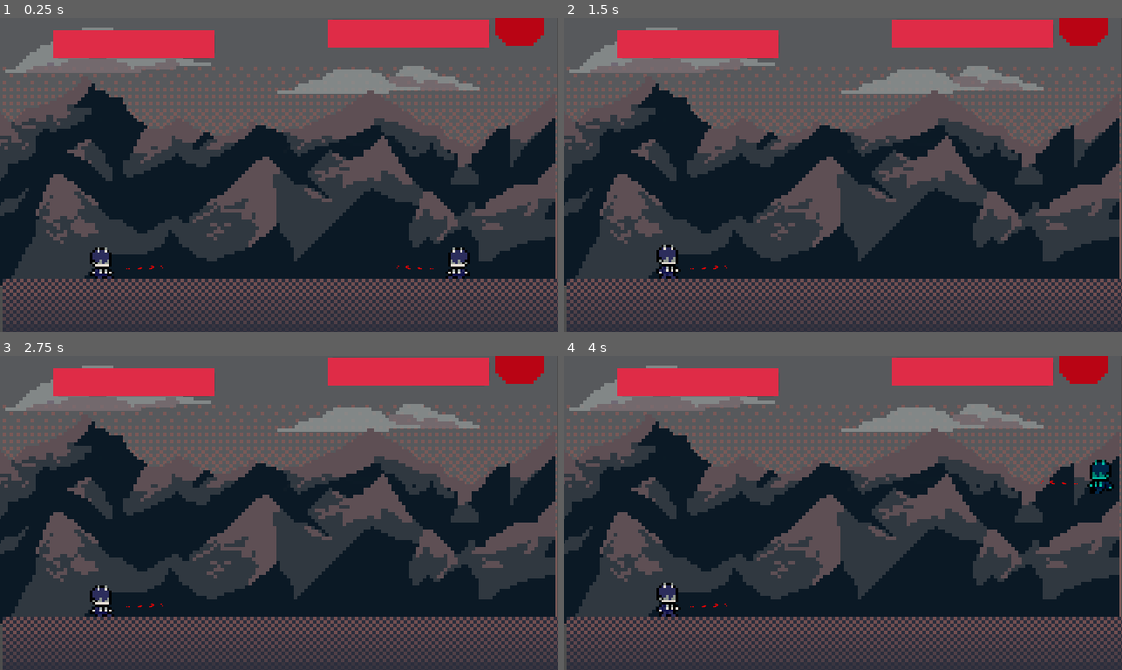
Above: before the commit, frames 1-4 (two rows, left to right).
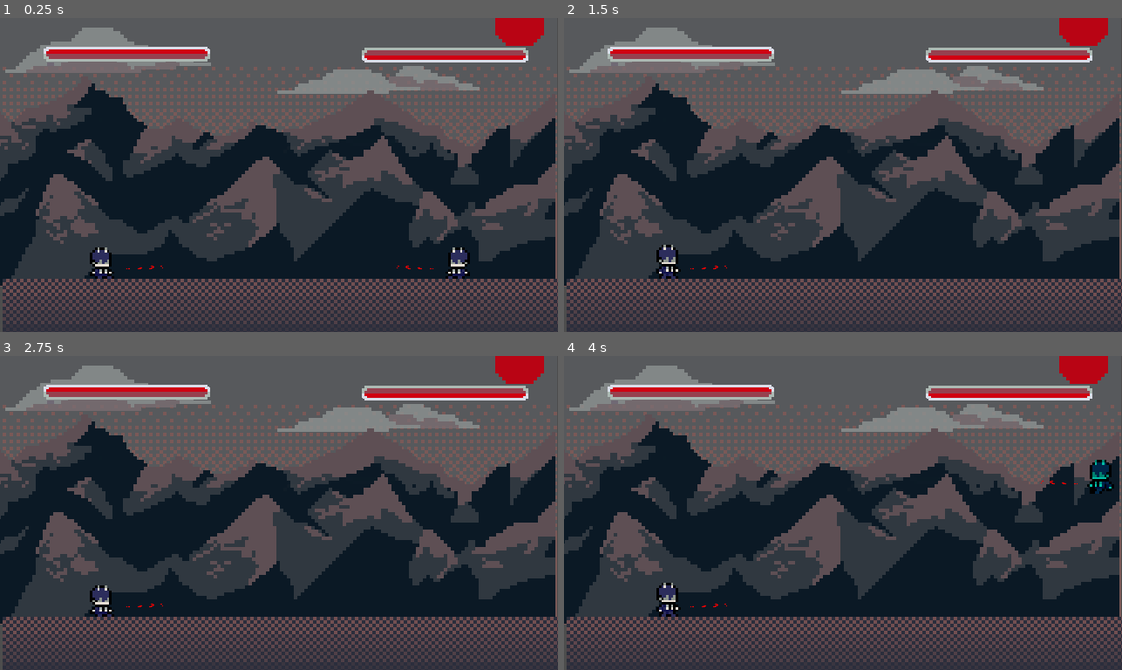
Above: after the commit, the same moments.

Repository: lucasmcclean/project-foxtrot-black-trigger-watchtower-omega
Game: Godot game, scene res://main.tscn
The game is run twice, just before and just after one commit, with the same random seed, the same clock (stepped at 60 frames per second) and the same inputs.
Inputs:
- Up to frame 1 (0.25 s): no input
- Up to frame 2 (1.5 s): tap Enter at 0.5 s; hold D (move_right) 0.53-1.28 s; tap S (crouch) at 0.6 s; tap W (jump) at 0.77 s; hold Insert (move_down) from 1.28 s (still down); tap Space (flash_step) at 1.35 s
- Up to frame 3 (2.75 s): tap W (jump) at 1.52 s; release Insert (move_down) at 2.03 s; hold D (move_right) from 2.03 s (still down); tap E (kick) at 2.1 s
- Up to frame 4 (4 s): release D (move_right) at 2.78 s; hold Page Up (move_up) 2.78-3.53 s; tap Q (punch) at 2.85 s; tap W (jump) at 3.02, 3.77 s; tap Space (flash_step) at 3.5 s; hold A (move_left) from 3.53 s (still down); tap S (crouch) at 3.6 s

The runs differ from the first frame. In frame 1, 6.9% of the frame differs, in the area x 7-95%, y 0-15%; in frame 2, 6.9%; in frame 3, 6.9%; in frame 4, 6.9%.

Commit message:
Fixed particle color

Diff:
--- /dev/null
+++ b/project-foxtrot-black-trigger-watchtower-omega/assets/HPBARATLAS.tres
@@ -0,0 +1,7 @@
+[gd_resource type="AtlasTexture" load_steps=2 format=3 uid="uid://b1q61ke6q21ei"]
+
+[ext_resource type="Texture2D" uid="uid://bxhxopmfdpltx" path="res://assets/FULL HP BAR.png" id="1_cygho"]
+
+[resource]
+atlas = ExtResource("1_cygho")
+region = Rect2(14.156204, 14.739449, 281.85345, 37.176987)
--- /dev/null
+++ b/project-foxtrot-black-trigger-watchtower-omega/assets/HPFULLBARATLAS.tres
@@ -0,0 +1,7 @@
+[gd_resource type="AtlasTexture" load_steps=2 format=3 uid="uid://crwm7q3wpdhdf"]
+
+[ext_resource type="Texture2D" uid="uid://c6hfjjoxbfbl7" path="res://assets/EMPTY HP BAR.png" id="1_dglen"]
+
+[resource]
+atlas = ExtResource("1_dglen")
+region = Rect2(14.156204, 14.739449, 281.85345, 37.176987)
--- a/project-foxtrot-black-trigger-watchtower-omega/health_bar_eeg.gd
+++ b/project-foxtrot-black-trigger-watchtower-omega/health_bar_eeg.gd
@@ -1,4 +1,4 @@
-extends ProgressBar
+extends TextureProgressBar
 
 @export var player: Player
 @onready var particles: GPUParticles2D = $GlowParticle
@@ -14,8 +14,7 @@
 	if player.health < last_health:
 		particles.restart()
 		particles.emitting = true
-
-	var tween: Tween = get_tree().create_tween()
-	tween.tween_property(self, "value", player.health, 0.2)
+	value = player.health
 
 	last_health = player.health
+	print(value)
--- a/project-foxtrot-black-trigger-watchtower-omega/health_bar_local.gd
+++ b/project-foxtrot-black-trigger-watchtower-omega/health_bar_local.gd
@@ -1,4 +1,4 @@
-extends ProgressBar
+extends TextureProgressBar
 
 @export var player: Player
 @onready var particles: GPUParticles2D = $GlowParticle
--- a/project-foxtrot-black-trigger-watchtower-omega/main.tscn
+++ b/project-foxtrot-black-trigger-watchtower-omega/main.tscn
@@ -7,15 +7,13 @@
 [ext_resource type="Resource" uid="uid://c71hxi52tpg2r" path="res://player/player_inputs/local_player_input.tres" id="3_7mycd"]
 [ext_resource type="Script" uid="uid://cbecrk3miq2is" path="res://player/controller/eeg_controller.gd" id="4_lquwl"]
 [ext_resource type="Resource" uid="uid://611yuv78cv3m" path="res://player/player_inputs/eeg_player_input.tres" id="5_272bh"]
-[ext_resource type="Script" uid="uid://dyknlw5lm13aj" path="res://health_bar_local.gd" id="8_kek77"]
+[ext_resource type="Texture2D" uid="uid://crwm7q3wpdhdf" path="res://assets/HPFULLBARATLAS.tres" id="5_yaehf"]
+[ext_resource type="Texture2D" uid="uid://b1q61ke6q21ei" path="res://assets/HPBARATLAS.tres" id="6_yaehf"]
 [ext_resource type="Script" uid="uid://dhy7ioayo4wtn" path="res://health_bar_eeg.gd" id="9_4c57u"]
 [ext_resource type="Texture2D" uid="uid://7rntmpnjtitn" path="res://assets/MOUNTAIN.png" id="10_efxa6"]
 [ext_resource type="Texture2D" uid="uid://5hewunhne21n" path="res://assets/FLOOR .png" id="11_dg77c"]
 [ext_resource type="Texture2D" uid="uid://cc1k6ngqfc64k" path="res://assets/SUN.png" id="13_w48qg"]
 [ext_resource type="Texture2D" uid="uid://b2k2ysa4qy7js" path="res://assets/CLOUDS.png" id="14_w48qg"]
-
-[sub_resource type="StyleBoxFlat" id="StyleBoxFlat_efxa6"]
-bg_color = Color(0.87365526, 0.17387769, 0.27908936, 1)
 
 [sub_resource type="ParticleProcessMaterial" id="ParticleProcessMaterial_kek77"]
 lifetime_randomness = 0.32
@@ -26,7 +24,7 @@
 gravity = Vector3(0, 98, 0)
 scale_min = 2.0
 scale_max = 3.0
-color = Color(0.8550397, 0.27846763, 0.44767332, 1)
+color = Color(0.79607844, 0, 0.07058824, 1)
 
 [sub_resource type="RectangleShape2D" id="RectangleShape2D_0xm2m"]
 size = Vector2(1153, 20)
@@ -52,52 +50,50 @@
 
 [node name="HUD" type="CanvasLayer" parent="."]
 
-[node name="HealthBarLocal" type="ProgressBar" parent="HUD" node_paths=PackedStringArray("player")]
-anchors_preset = -1
-anchor_bottom = -0.041666668
-offset_left = 61.0
-offset_top = 29.0
-offset_right = 246.0
-offset_bottom = 61.0
-theme_override_colors/font_color = Color(0.9490196, 0.9490196, 0.9490196, 1)
-theme_override_styles/fill = SubResource("StyleBoxFlat_efxa6")
-value = 100.0
-show_percentage = false
-script = ExtResource("8_kek77")
+[node name="HealthBarLocal" type="TextureProgressBar" parent="HUD" node_paths=PackedStringArray("player")]
+offset_left = 46.239994
+offset_top = 28.900005
+offset_right = 686.24
+offset_bottom = 388.9
+scale = Vector2(0.7, 0.7)
+max_value = 20.0
+value = 20.0
+texture_under = ExtResource("5_yaehf")
+texture_progress = ExtResource("6_yaehf")
+script = ExtResource("9_4c57u")
 player = NodePath("../../LocalPlayer")
-metadata/_edit_use_anchors_ = true
 
 [node name="GlowParticle" type="GPUParticles2D" parent="HUD/HealthBarLocal"]
-position = Vector2(174, 9)
+position = Vector2(244.0004, 17.142426)
+rotation = -2.0722551
+scale = Vector2(1.4285713, 1.4285713)
 emitting = false
 amount = 20
-lifetime = 0.3
+lifetime = 0.12
 one_shot = true
 process_material = SubResource("ParticleProcessMaterial_kek77")
 
-[node name="HealthBarEEG" type="ProgressBar" parent="HUD" node_paths=PackedStringArray("player")]
-anchors_preset = -1
-anchor_top = -0.038635932
-anchor_bottom = -0.077271864
-offset_left = 561.0
-offset_top = 61.908936
-offset_right = 746.0
-offset_bottom = 93.908936
+[node name="HealthBarEEG" type="TextureProgressBar" parent="HUD" node_paths=PackedStringArray("player")]
+offset_left = 610.0
+offset_top = 55.0
+offset_right = 1250.0
+offset_bottom = 415.0
 rotation = 3.1415927
-theme_override_colors/font_color = Color(0.9490196, 0.9490196, 0.9490196, 1)
-theme_override_styles/fill = SubResource("StyleBoxFlat_efxa6")
-value = 100.0
-show_percentage = false
+scale = Vector2(0.7, 0.7)
+max_value = 20.0
+value = 19.0
+texture_under = ExtResource("5_yaehf")
+texture_progress = ExtResource("6_yaehf")
 script = ExtResource("9_4c57u")
 player = NodePath("../../EEGPlayer")
-metadata/_edit_use_anchors_ = true
 
 [node name="GlowParticle" type="GPUParticles2D" parent="HUD/HealthBarEEG"]
-position = Vector2(175, 7.9999695)
-rotation = 1.0693375
+position = Vector2(260, 21.428558)
+rotation = -1.0029176
+scale = Vector2(2.040816, 2.040816)
 emitting = false
 amount = 20
-lifetime = 0.3
+lifetime = 0.12
 one_shot = true
 process_material = SubResource("ParticleProcessMaterial_kek77")
 
Binary file added: project-foxtrot-black-trigger-watchtower-omega/assets/EMPTY HP BAR.png
Not shown, added: project-foxtrot-black-trigger-watchtower-omega/assets/EMPTY HP BAR.png.import
Binary file added: project-foxtrot-black-trigger-watchtower-omega/assets/FULL HP BAR.png
Not shown, added: project-foxtrot-black-trigger-watchtower-omega/assets/FULL HP BAR.png.import
